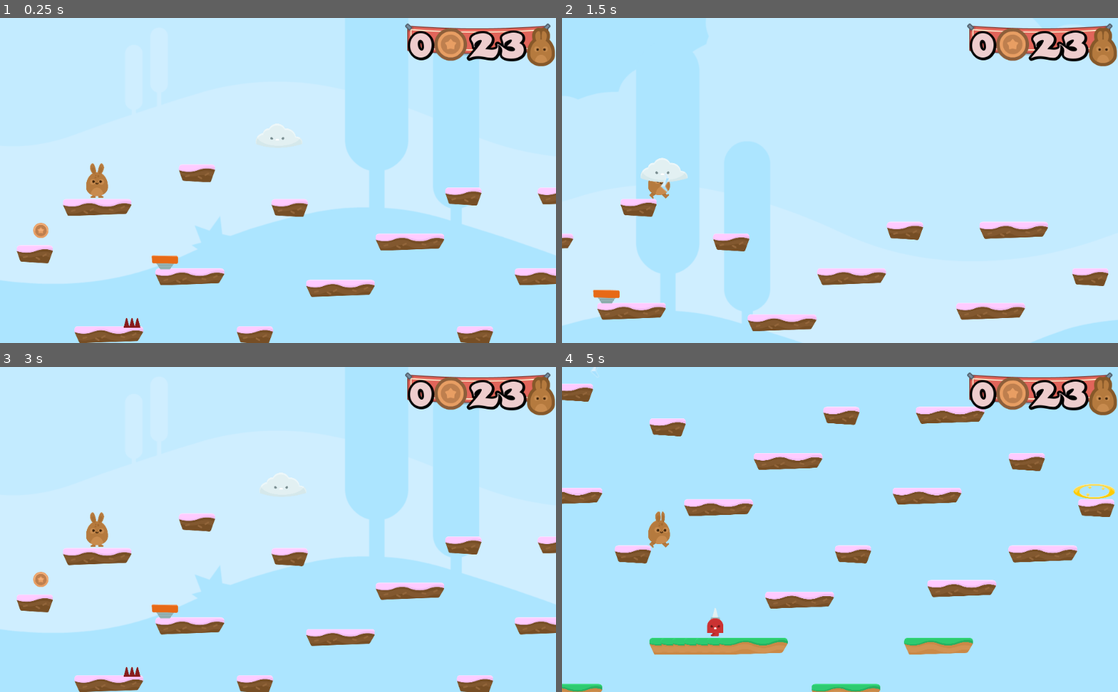
Above: before the commit, frames 1-4 (two rows, left to right).
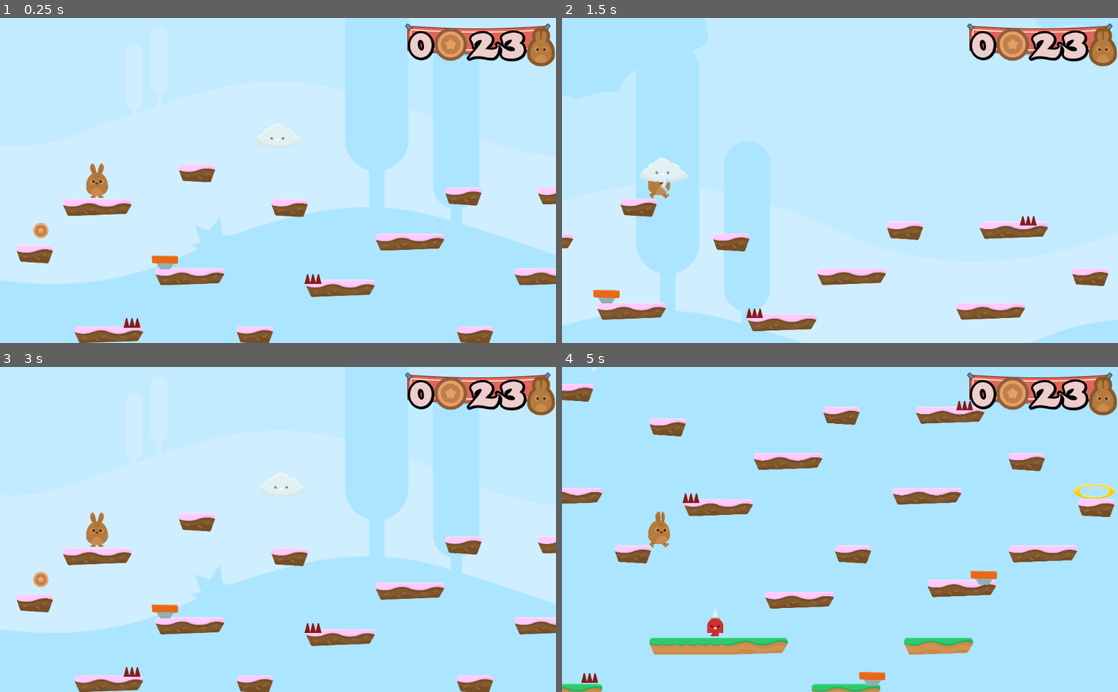
Above: after the commit, the same moments.

Repository: unnipv/hoppy-days
Game: Godot game, scene res://Levels/Level1.tscn
Two runs of this game, one before a commit and one after it. Both use one fixed random seed, a clock stepped at 60 frames per second and the inputs below.
Inputs (mouse positions are in pixels of both pictures, inside the frame that each line leads up to):
- Up to frame 1 (0.25 s): no input
- Up to frame 2 (1.5 s): hold D (right) from 0.53 s (still down); tap W (jump) at 0.77 s
- Up to frame 3 (3 s): tap W (jump) at 1.52 s; release D (right) at 2.03 s; hold A (left) 2.03-2.75 s; click (378, 575) at 2.75 s
- Up to frame 4 (5 s): hold D (right) from 3.53 s (still down); tap W (jump) at 3.77, 4.52 s

The runs differ from the first frame. In frame 1, less than 0.1% of the frame differs, in the area x 54-58%, y 78-82%; in frame 2, 0.1%; in frame 3, less than 0.1%; in frame 4, 0.5%, in the area x 3-79%, y 10-99%.

Commit message:
Working

Diff:
--- a/Hoppy_Days/Levels/Level1.tscn
+++ b/Hoppy_Days/Levels/Level1.tscn
@@ -30,6 +30,15 @@
 [node name="SpikTop" parent="Hazards" instance=ExtResource( 3 )]
 position = Vector2( 702.172, 1134.74 )
 
+[node name="SpikTop2" parent="Hazards" instance=ExtResource( 3 )]
+position = Vector2( 1142.17, 1886.74 )
+
+[node name="SpikTop3" parent="Hazards" instance=ExtResource( 3 )]
+position = Vector2( 1702.17, 890.74 )
+
+[node name="SpikTop4" parent="Hazards" instance=ExtResource( 3 )]
+position = Vector2( 3214.17, 378.74 )
+
 [node name="Coin" parent="." instance=ExtResource( 9 )]
 position = Vector2( 198.452, 622.263 )
 
@@ -51,6 +60,12 @@
 [node name="JumpPad" parent="JumpPads" instance=ExtResource( 5 )]
 position = Vector2( 882.941, 798.852 )
 
+[node name="JumpPad2" parent="JumpPads" instance=ExtResource( 5 )]
+position = Vector2( 2702.94, 1890.85 )
+
+[node name="JumpPad3" parent="JumpPads" instance=ExtResource( 5 )]
+position = Vector2( 3318.94, 1330.85 )
+
 [node name="GUI" parent="." instance=ExtResource( 7 )]
 script = ExtResource( 8 )
 
Not shown, added: Hoppy_Days/export_presets.cfg
Not shown, added: Hoppy_Days/Hoppy_Days.exe
Not shown, added: Hoppy_Days/Hoppy_Days.pck
